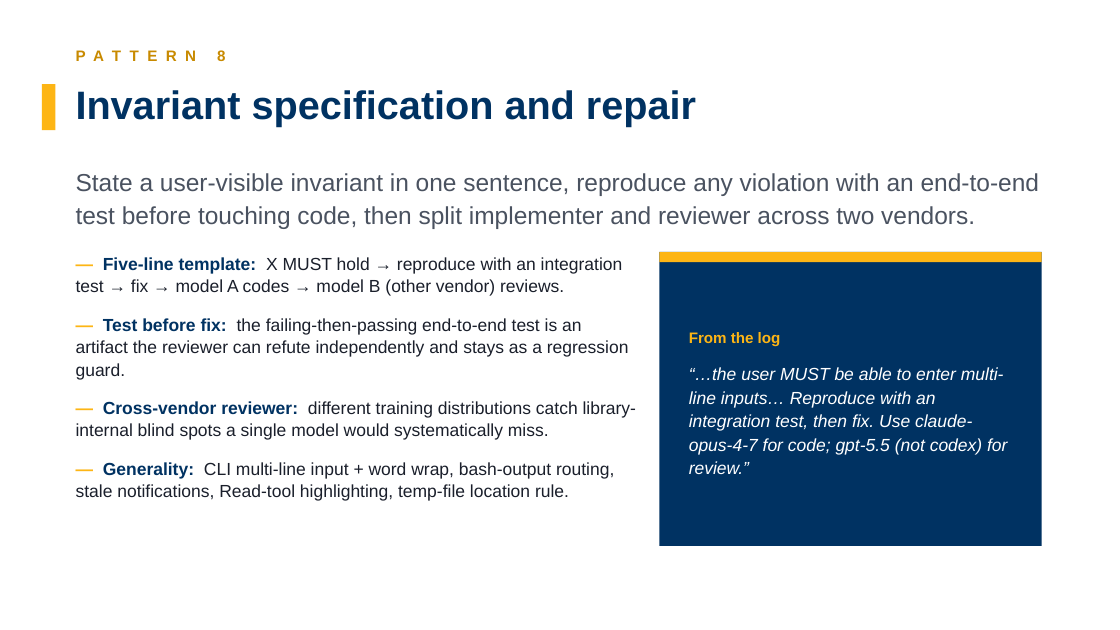
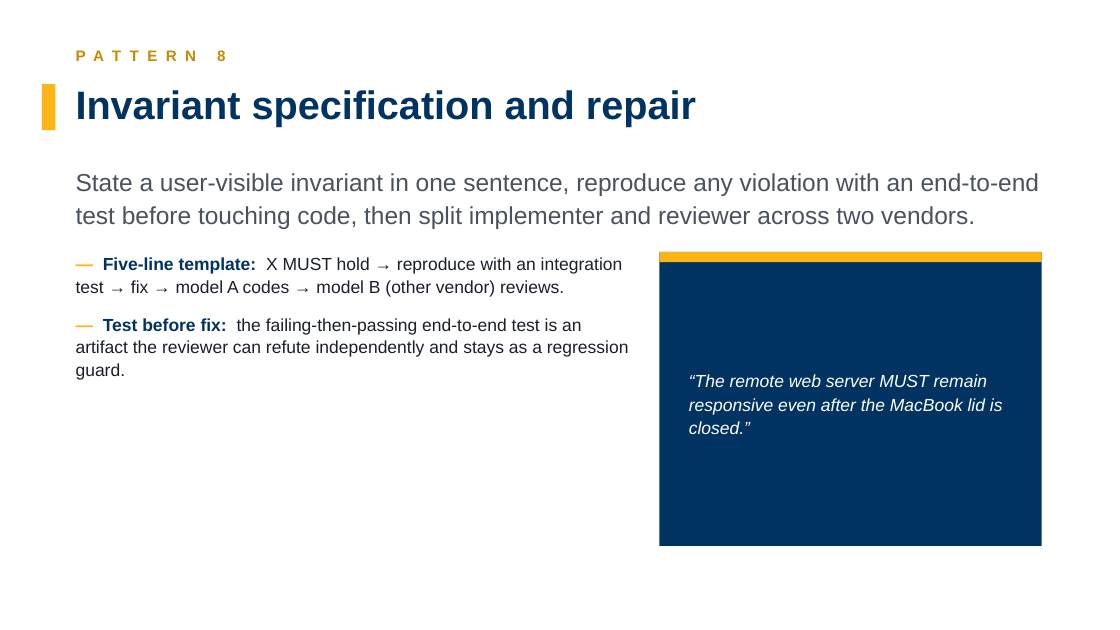
Before and after one commit to ksenxx/kiss_ai, a slide deck: slide 18 of papers/sekisssorcar/se_kiss_sorcar_slides.pptx (slide 15 before the commit). Drawn at 1120x630 pixels with LibreOffice and Linux fonts; fonts in the diff are those of the drawing. Boxes give left, top, right and bottom in pixels: in the first picture for what was removed or moved away, otherwise in the second. Text is boxed around its words. In the diff, an @@ line names an element or a change of style, - is before the commit and + after.

```diff
--- a/papers/sekisssorcar/se_kiss_sorcar_slides.pptx
+++ b/papers/sekisssorcar/se_kiss_sorcar_slides.pptx
@@ text at [689, 374, 1003, 434]: text changed @@
-From the log
-“…the user MUST be able to enter multi-line inputs… Reproduce with an integration test, then fix. Use claude-opus-4-7 for code; gpt-5.5 (not codex) for review.”
+“The remote web server MUST remain responsive even after the MacBook lid is closed.”
@@ text at [76, 401, 636, 501]: paragraphs removed @@
-— Cross-vendor reviewer: different training distributions catch library-internal blind spots a single model would systematically miss.
-— Generality: CLI multi-line input + word wrap, bash-output routing, stale notifications, Read-tool highlighting, temp-file location rule.
```
Also in this commit, not shown: 6 other slides changed, 8 slides added, 1 other file.
